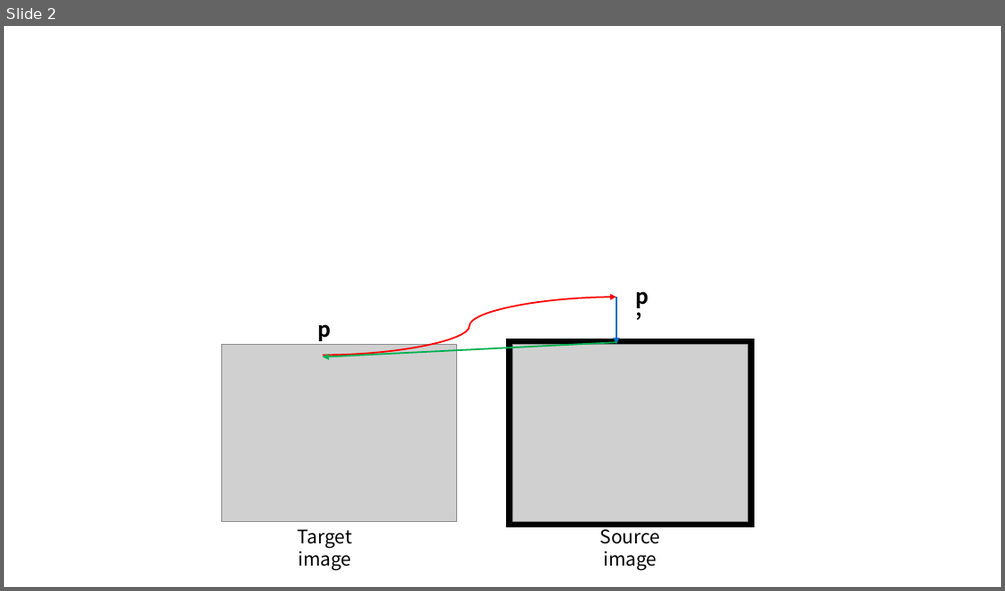
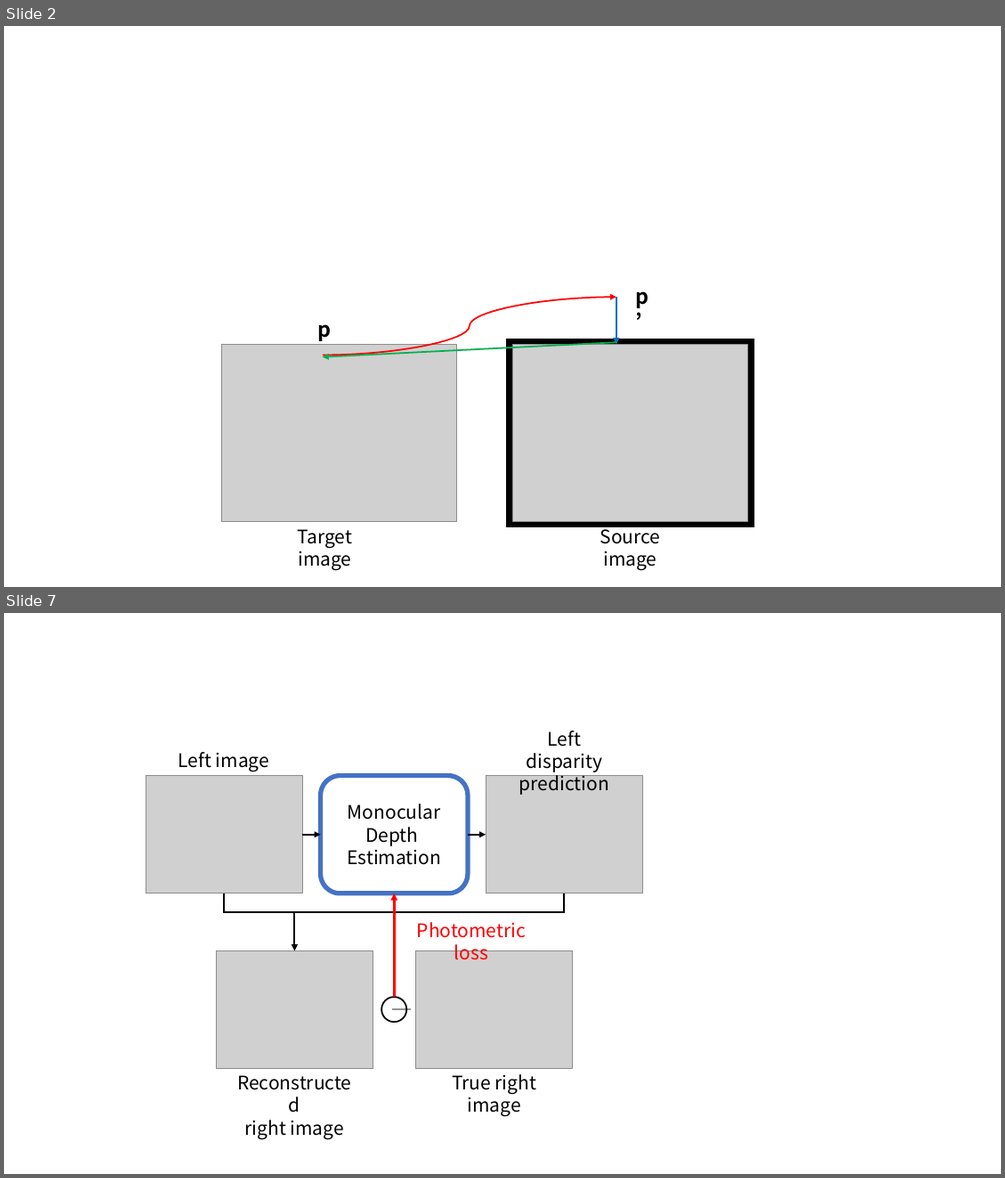
Before and after one commit to goodgodgd/ian-flow, a slide deck: assets/2019-07-31-kros-ss-2019/zero-padding.pptx. Shown one above the other, each under a label of ours: slide 2 before the commit, slides 2 and 7 after it; the slides between them are not shown. The pictures are 1005x591 and 1005x1178 pixels, drawn with LibreOffice and Linux fonts; fonts in the diff are those of the drawing; grey boxes stand for pictures. Boxes give left, top, right and bottom in pixels: in the first picture for what was removed or moved away, otherwise in the second. Text is boxed around its words. In the diff, an @@ line names an element or a change of style, - is before the commit and + after.

```diff
--- a/assets/2019-07-31-kros-ss-2019/zero-padding.pptx
+++ b/assets/2019-07-31-kros-ss-2019/zero-padding.pptx
@@ slide 7 added at bbox=[4, 613, 1001, 1174], background #FFFFFF @@
@@ group added at bbox=[146, 730, 643, 1139]: 5 texts, 4 pictures, 3 arrows, 2 elbow arrows, 1 rounded rectangle, 1 ellipse @@
+Left image
+Left disparity
+prediction
+Reconstructed
+right image
+True right image
+Monocular
+Depth
+Estimation
+─
+Photometric loss
```
Also in this commit, not shown: 6 other slides added, 13 other files.
